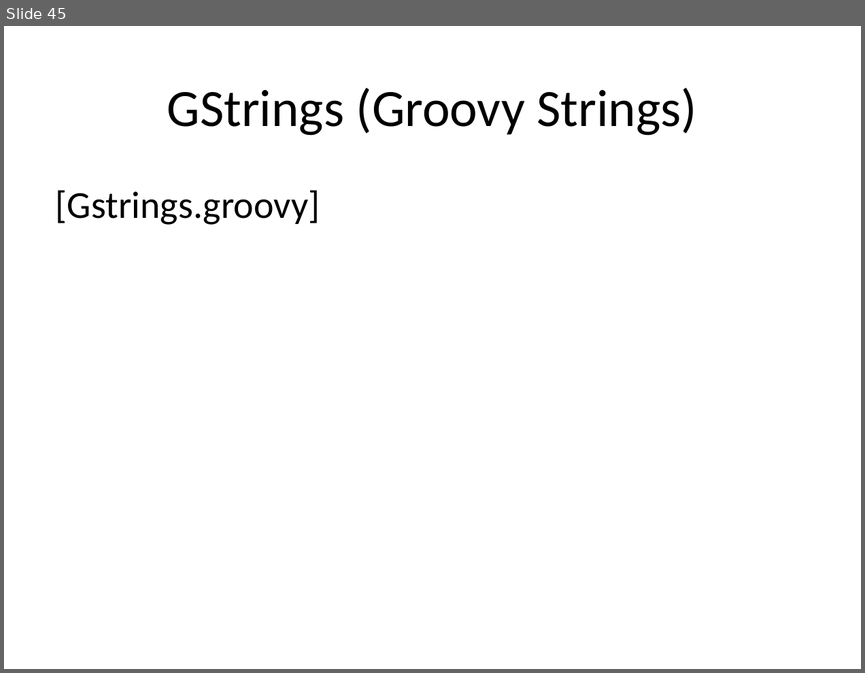
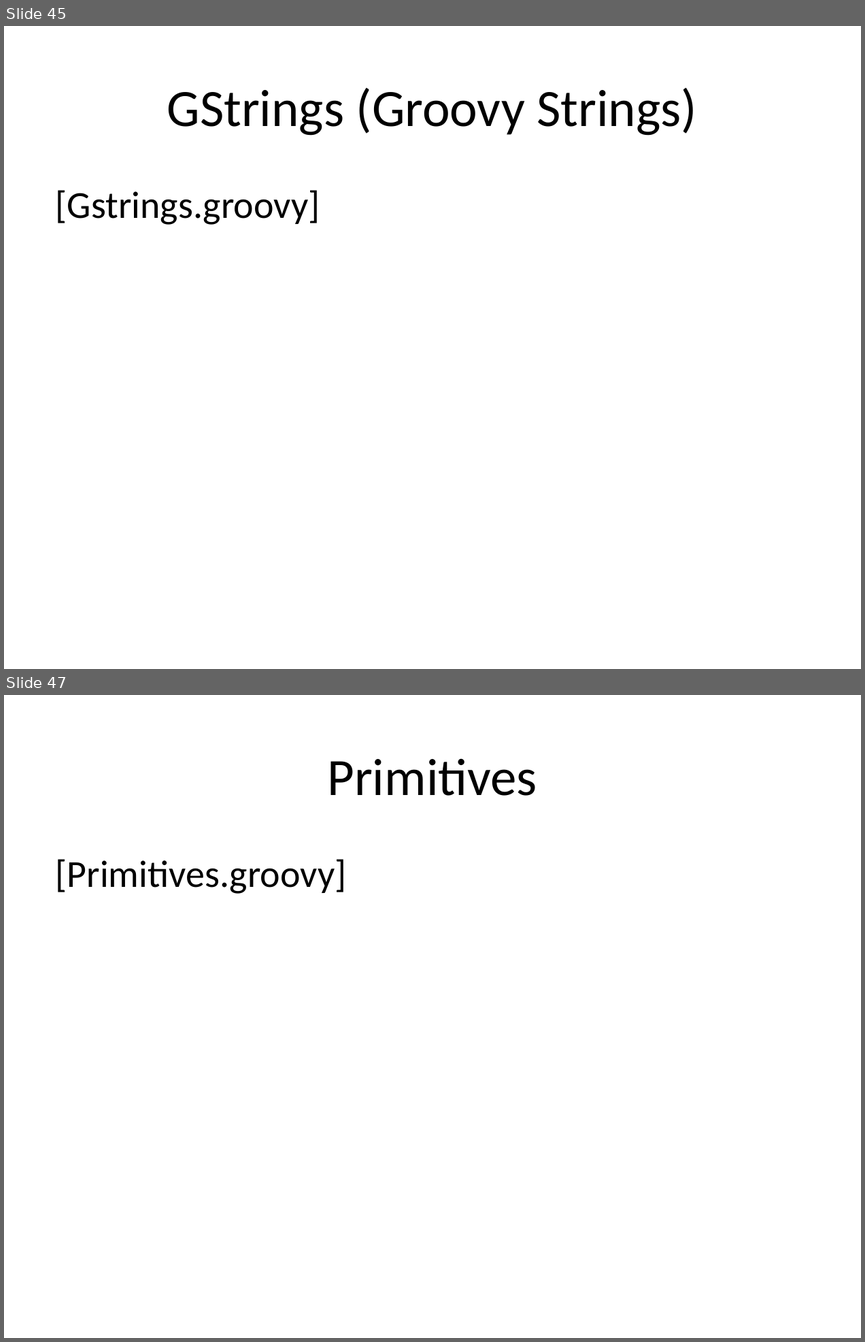
Before and after one commit to me97esn/groovyseminarium, a slide deck: groovyseminarie/dokument/groovyseminarium_source.pptx. Shown one above the other, each under a label of ours: slide 45 before the commit, slides 45 and 47 after it; the slides between them are not shown. The pictures are 865x673 and 865x1342 pixels, drawn with LibreOffice and Linux fonts; fonts in the diff are those of the drawing. Boxes give left, top, right and bottom in pixels: in the first picture for what was removed or moved away, otherwise in the second. Text is boxed around its words. In the diff, an @@ line names an element or a change of style, - is before the commit and + after.

Commit message:
lagt till Closure-klasser i groovy o java

```diff
--- a/groovyseminarie/dokument/groovyseminarium_source.pptx
+++ b/groovyseminarie/dokument/groovyseminarium_source.pptx
@@ slide 47 added at [4, 695, 861, 1338], background #FFFFFF @@
@@ title added at [327, 758, 536, 796], 44 pt, text #000000 @@
+Primitives
@@ text added at [56, 859, 347, 894], 32 pt, text #000000 @@
+[Primitives.groovy]
```
Also in this commit, not shown: 10 other slides added, 10 other files.
